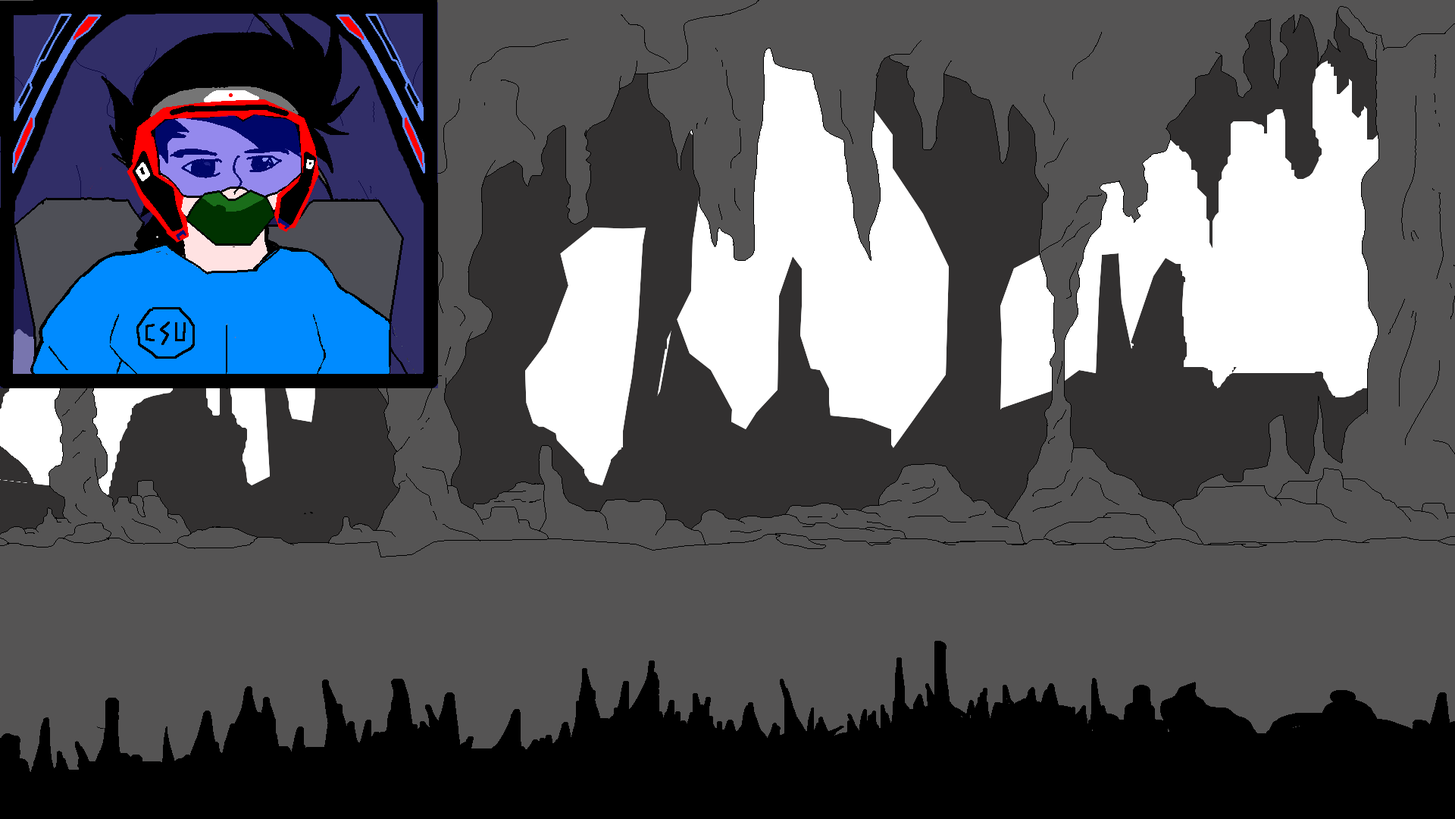
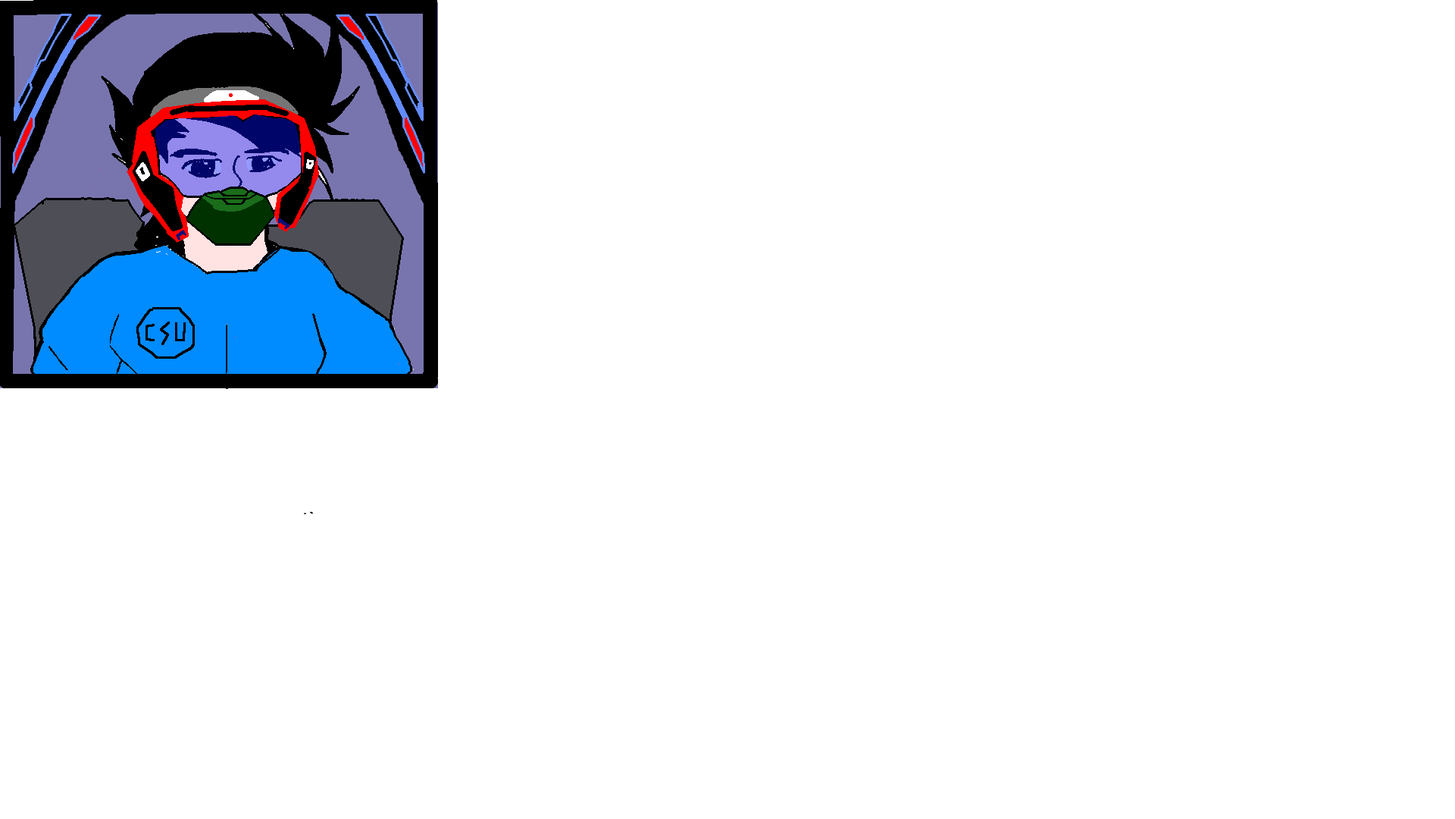
Layered file, before and after one edit (w=1455, h=819). Changes by layer:
painted on "spaceMask" over [204,188,257,211]
painted on "outline" over [182,158,413,374]
hid "bottomRockSpikes.png" over [0,640,1455,819]
hid "bottomRockFloor.png" over [0,0,1455,819]
hid "background-wllLight.png" over [0,0,1455,819]
